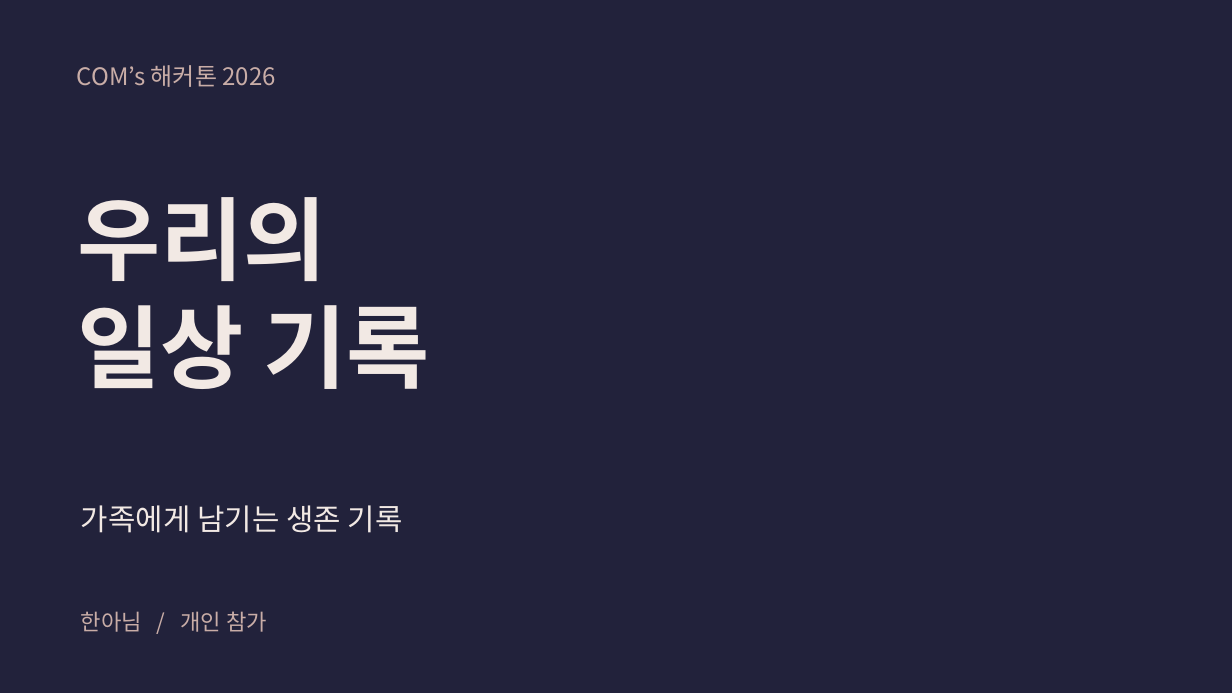
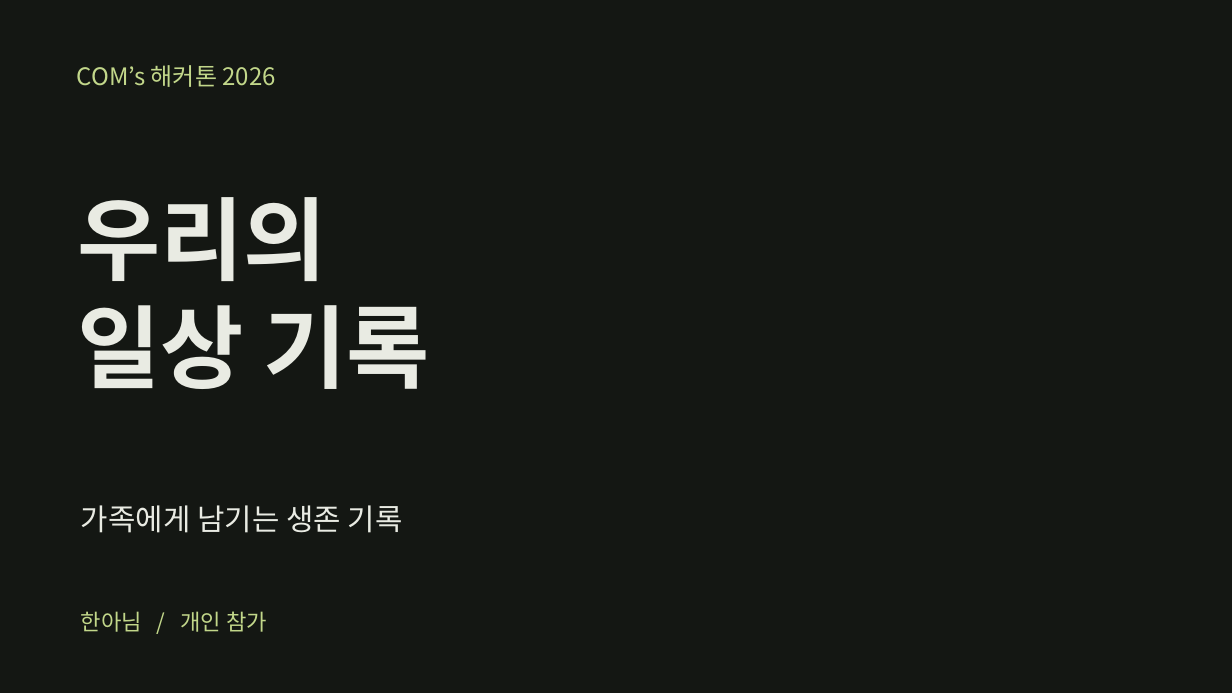
Before and after one commit to JeongHanAh/2026COM-s-Hackathon, a slide deck: slide 1 of submission/01_발표자료.pptx. Drawn at 1232x693 pixels with LibreOffice and Linux fonts; fonts in the diff are those of the drawing. Boxes give left, top, right and bottom in pixels: in the first picture for what was removed or moved away, otherwise in the second. Text is boxed around its words. In the diff, an @@ line names an element or a change of style, - is before the commit and + after.

```diff
--- a/submission/01_발표자료.pptx
+++ b/submission/01_발표자료.pptx
@@ background #22223B to #141713 @@
@@ text "COM’s 해커톤 2026" at bbox=[77, 65, 276, 87]: text colour #C9ADA7 to #C2D78A @@
@@ text "우리의" at bbox=[77, 197, 430, 389]: text colour #F2E9E4 to #E9EBE3 @@
@@ text "가족에게 남기는 생존 기록" at bbox=[81, 505, 403, 533]: text colour #F2E9E4 to #E9EBE3 @@
@@ text "한아님 / 개인 참가" at bbox=[81, 611, 267, 632]: text colour #C9ADA7 to #C2D78A @@
```
Also in this commit, not shown: 9 other slides changed, 11 other files.
